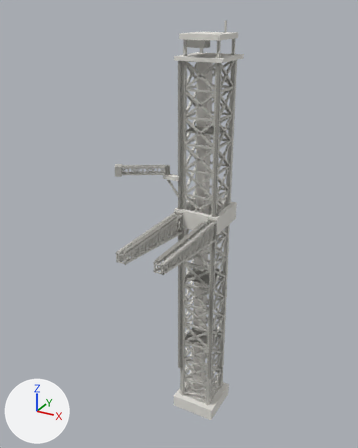
The glTF model public/models/tower.glb, before and after one commit.
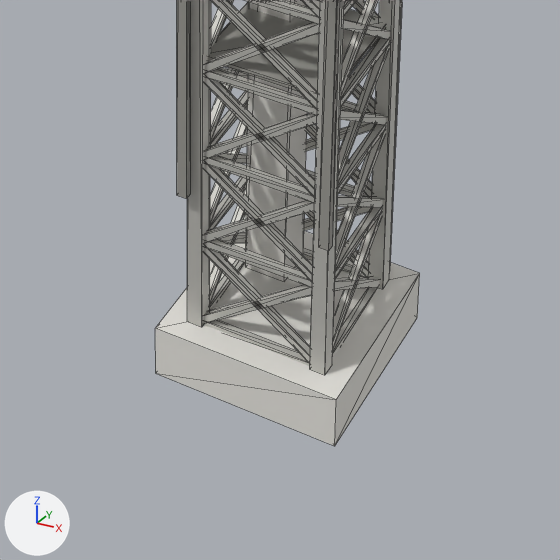
There are two pictures of each version: one whole from a 50 mm camera at (69.1, -145.1, 150.0) aimed at (-5.3, -9.8, 82.3), one close up on the part from 39% to 72% of the width and 73% to 99% of the height. Arrows for +X, +Y and +Z are at lower left; the lights stay in place. The older version's two pictures come first. The close-ups show mesh edges as thin lines. Where no turn or scale is listed for an object, it has been applied to the vertices. Vertices at exactly the same position are counted once.

In view in the first close-up: 'TOWER_Static'.
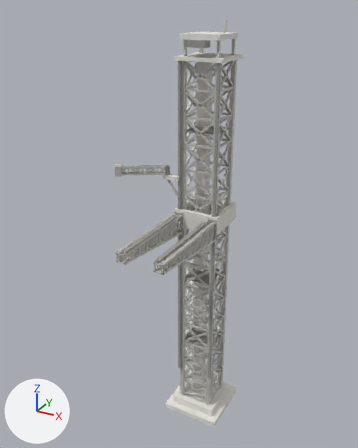
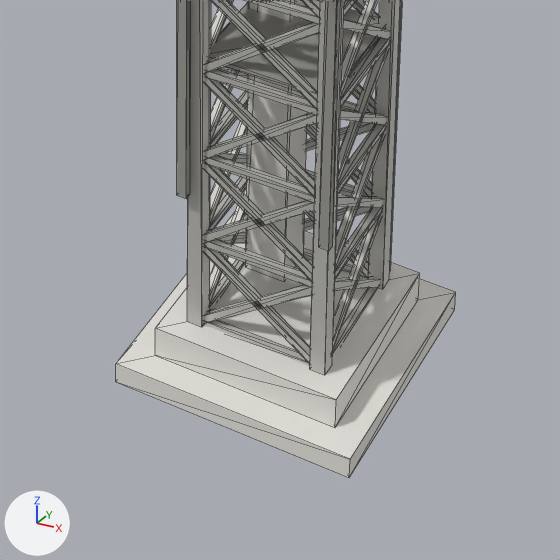
Where the newer file only moved an object's origin or applied its transform, the numbers keep the older frame.

Edits to the scene script, one JSON object a line:
```json
{"block": "me_tower_static", "where": "# used by ob_tower_static; location = (-1.75, -0.5, 73.0)"}
{"block": "me_tower_static", "where": "# verts and faces of me_tower_static; kept vertices keep their numbers, new ones are numbered from 1712"}
{"block": "me_tower_static", "where": "# before: 0 (-6.7, -8.0, -73.0) at pixel (155, 373), 1 (10.2, -8.0, -73.0) at pixel (334, 446), 4 (10.2, 9.0, -73.0) at pixel (417, 317), 6 (-6.7, 9.0, -73.0)"}
{"op": "remove", "block": "me_tower_static", "code": "me_tower_static.from_pydata(...)  # 1712 vertices, 1792 faces; spans x -10.2..10.2, y -9.0..9.0, z -73.0..73.0"}
{"op": "add", "block": "me_tower_static", "code": "me_tower_static.from_pydata(...)  # 1720 vertices, 1804 faces; spans x -10.2..12.7, y -10.5..11.5, z -73.0..73.0"}
{"block": "me_tower_static", "change": "me_tower_static part 1: a new loose piece, a box spanning x -9.2..12.7, y -10.5..11.5, z -73.0..-71.0, in mat_mat_clay (white #e6e4de)"}
{"block": "me_tower_static", "change": "me_tower_static part 2"}
{"op": "add", "block": "me_tower_static", "code": "verts[0] = (-6.8, -8.0, -71.0)  # moved, pixel (155, 355)"}
{"op": "add", "block": "me_tower_static", "code": "verts[6] = (-6.8, 9.0, -71.0)  # moved"}
{"op": "add", "block": "me_tower_static", "code": "verts[1] = (10.3, -8.0, -71.0)  # moved, pixel (335, 427)"}
{"op": "add", "block": "me_tower_static", "code": "verts[4] = (10.3, 9.0, -71.0)  # moved, pixel (418, 299)"}
```

What differs and where, as boxes (x1, y1, x2, y2) in the close-ups (560 x 560 px; the box of a moved part takes in the faces that stretch with it):
```json
{"object": "TOWER_Static", "change": "reshaped", "before": [155, 0, 420, 446], "after": [116, 0, 456, 478]}
{"part": 1, "of": "me_tower_static", "change": "added", "after": [116, 213, 456, 478]}
{"part": 2, "of": "me_tower_static", "change": "moved or reshaped", "before": [155, 273, 420, 446], "after": [155, 273, 420, 428]}
```
